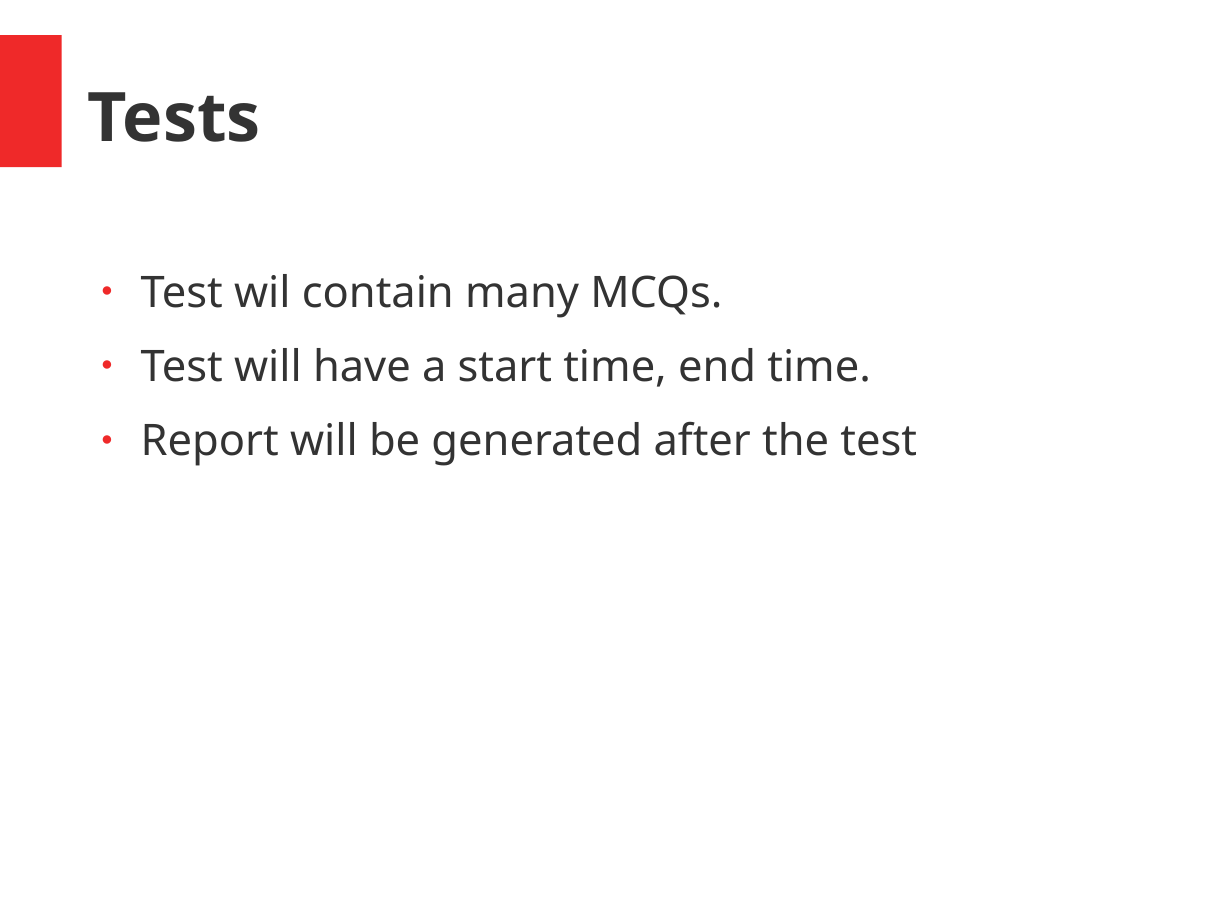
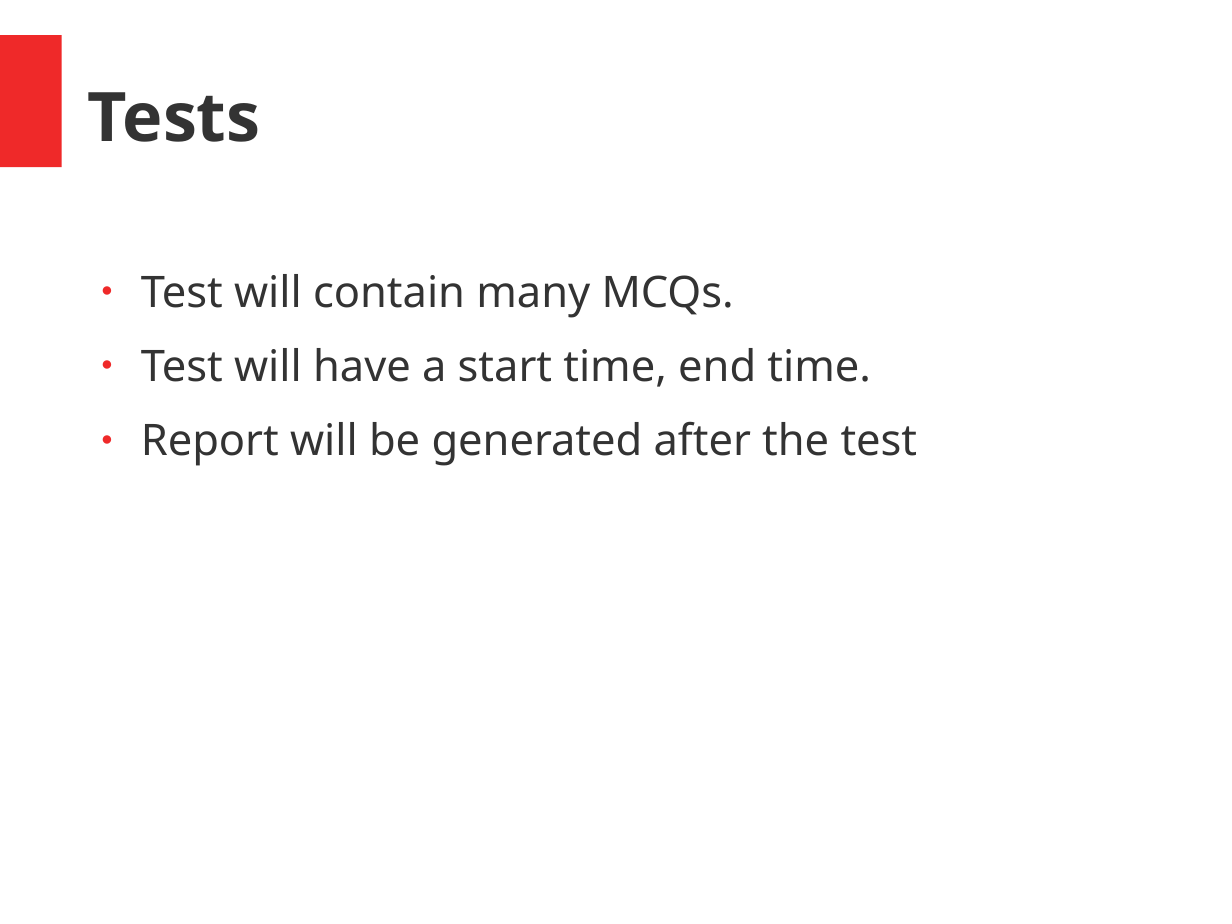
Before and after one commit to srtkRWT/OJ, a slide deck: slide 9 of OJ_presentation.pptx. Drawn at 1232x924 pixels with LibreOffice and Linux fonts; fonts in the diff are those of the drawing. Boxes give left, top, right and bottom in pixels: in the first picture for what was removed or moved away, otherwise in the second. Text is boxed around its words. In the diff, an @@ line names an element or a change of style, - is before the commit and + after.

```diff
--- a/OJ_presentation.pptx
+++ b/OJ_presentation.pptx
@@ text at [141, 274, 734, 318]: text changed @@
-● Test wil contain many MCQs.
+● Test will contain many MCQs.
```
Also in this commit, not shown: 3 other slides changed, 2 slides added.
